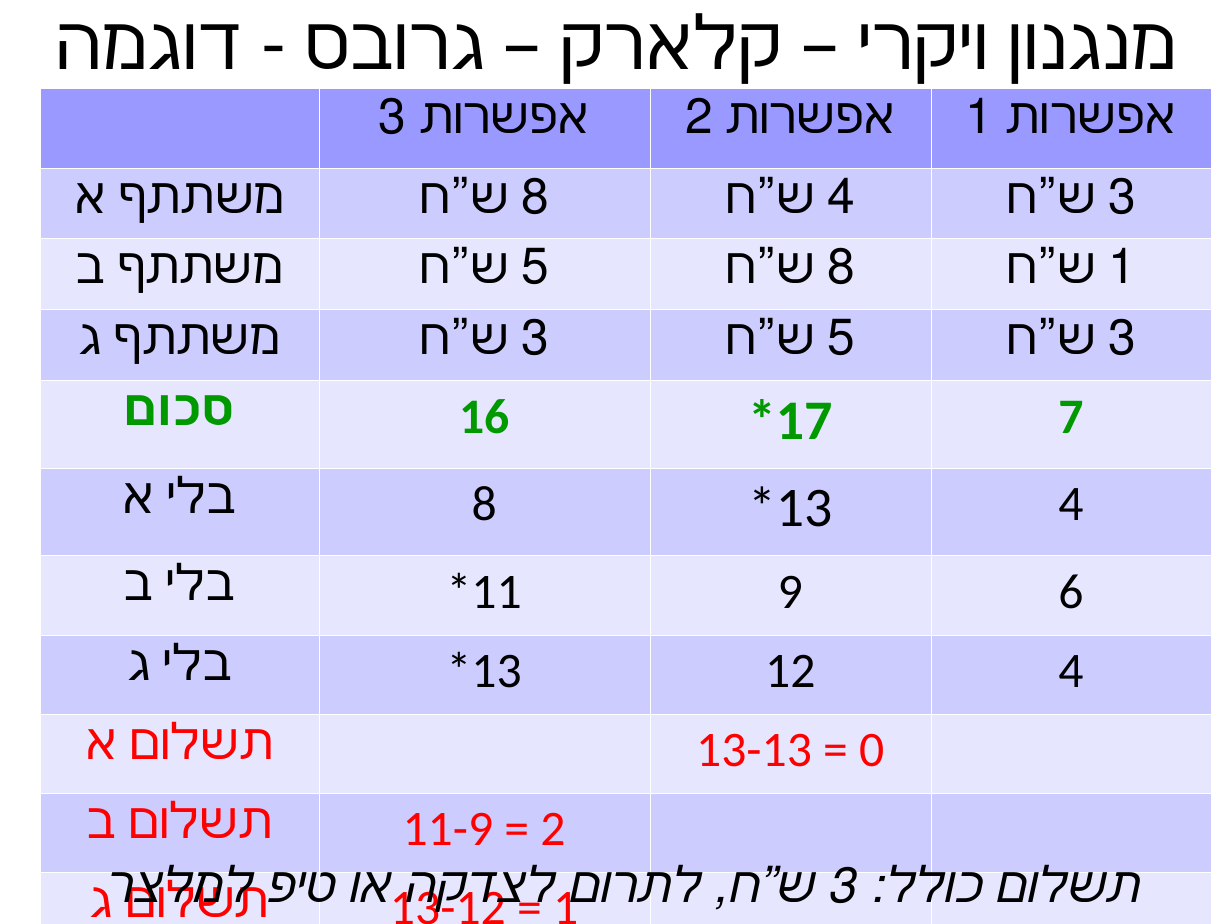
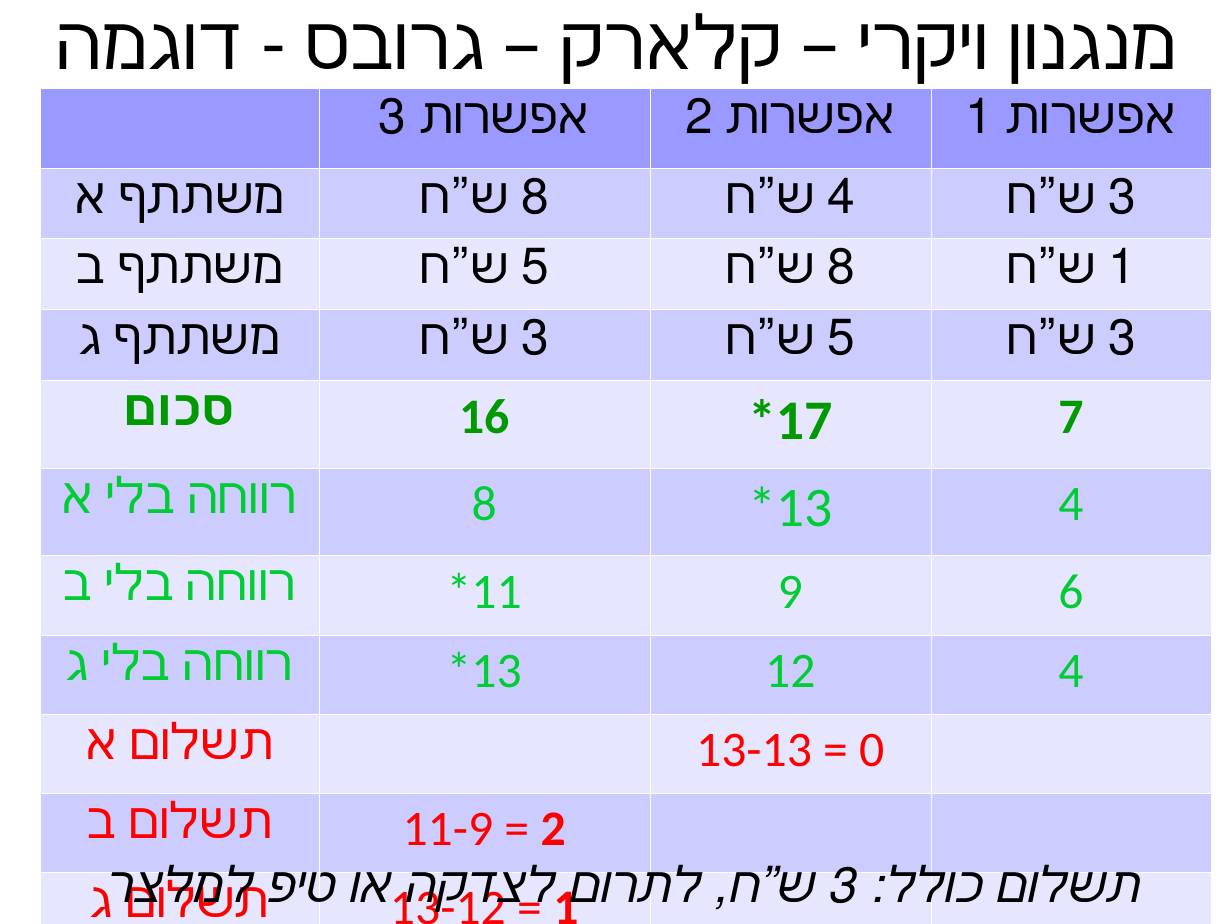
Before and after one commit to erelsgl-at-ariel/algorithms2m-5778, a slide deck: slide 21 of week03-truthful-auctions/slides.odp. Drawn at 1232x924 pixels with LibreOffice and Linux fonts; fonts in the diff are those of the drawing. Boxes give left, top, right and bottom in pixels: in the first picture for what was removed or moved away, otherwise in the second. Text is boxed around its words. In the diff, an @@ line names an element or a change of style, - is before the commit and + after.

```diff
--- a/week03-truthful-auctions/slides.odp
+++ b/week03-truthful-auctions/slides.odp
@@ table at [40,88,1213,921] @@
-row 6, column 1: בלי א
+row 6, column 1: רווחה בלי א
-row 7, column 1: בלי ב
+row 7, column 1: רווחה בלי ב
-row 8, column 1: בלי ג
+row 8, column 1: רווחה בלי ג
@@ text colour #000000 to #00CC33 in "8", "*13", "4", "*11" and 5 more places @@
@@ bold on in "2", "1" @@
```
Also in this commit, not shown: 1 other slide changed, 15 other files.
